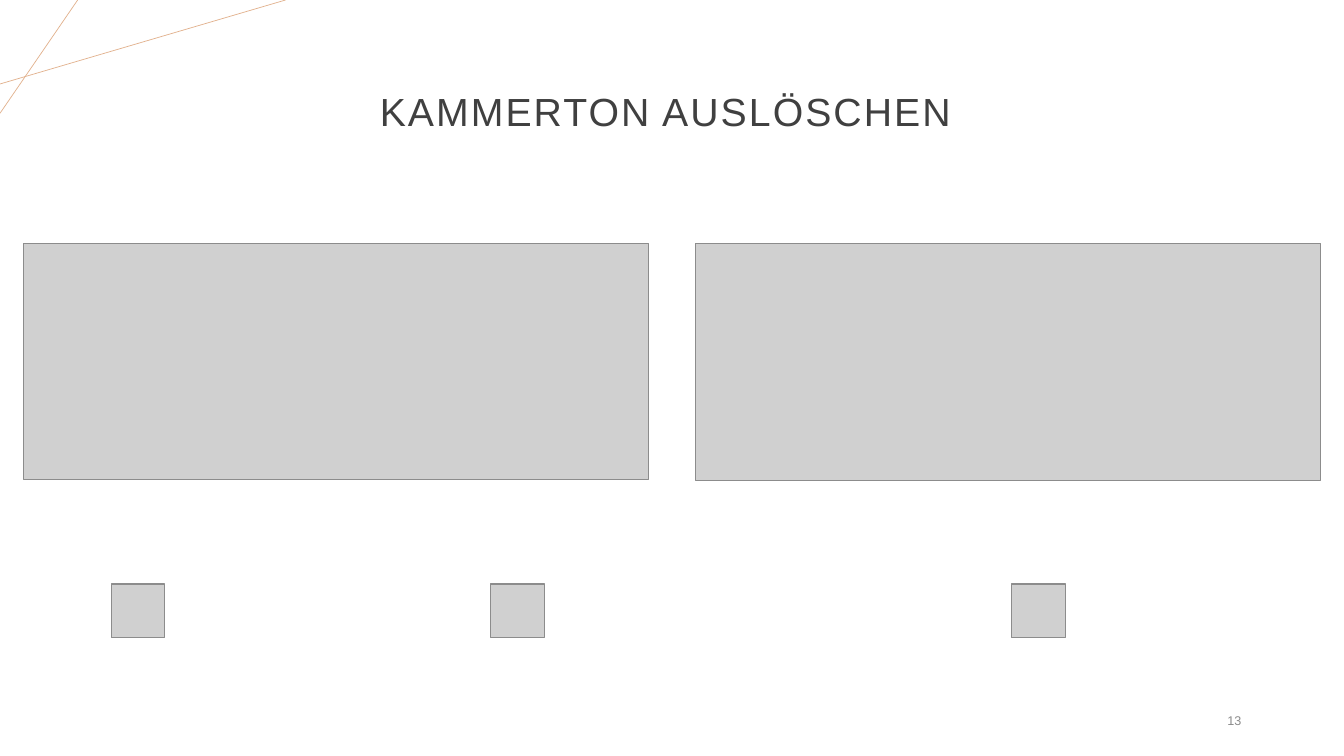
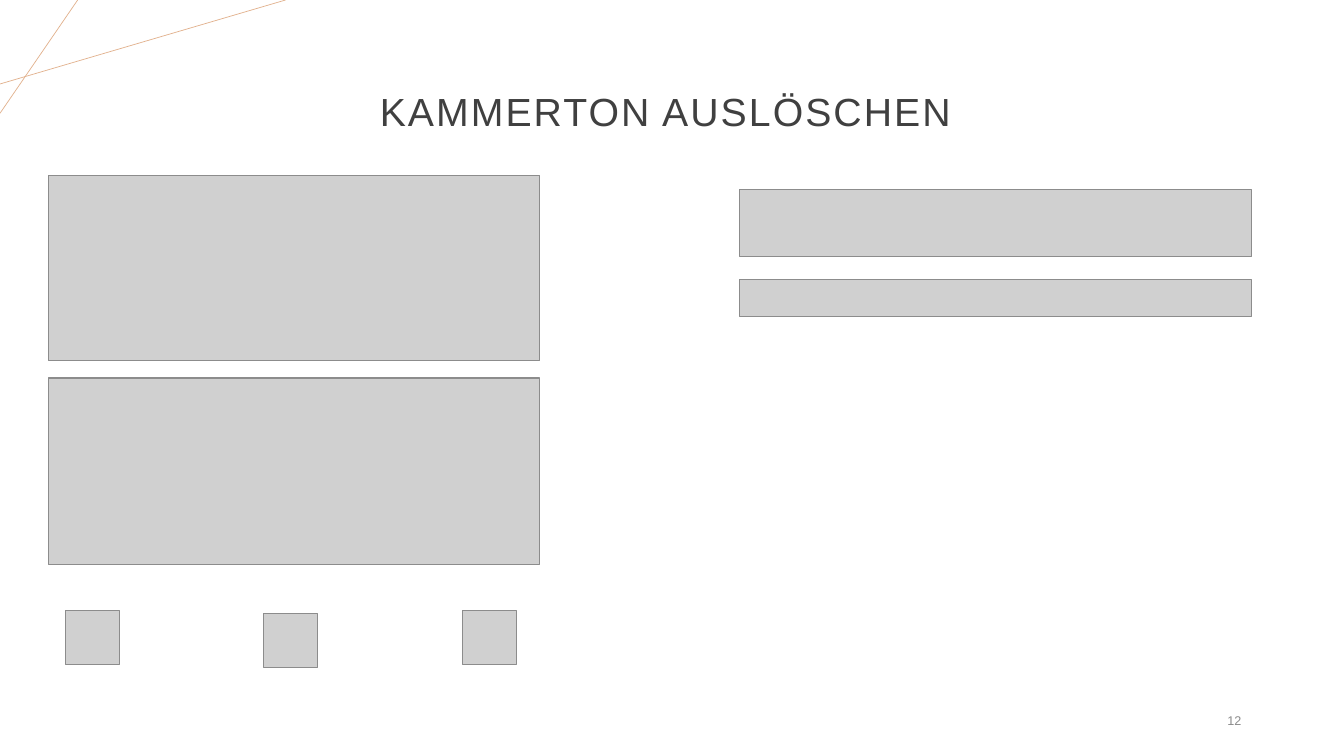
Before and after one commit to JoHoppe/LaborSprache, a slide deck: slide 12 of Digitale Sprachverarbeitung.pptx (slide 13 before the commit). Drawn at 1344x756 pixels with LibreOffice and Linux fonts; fonts in the diff are those of the drawing; grey boxes stand for pictures. Boxes give left, top, right and bottom in pixels: in the first picture for what was removed or moved away, otherwise in the second. Text is boxed around its words. In the diff, an @@ line names an element or a change of style, - is before the commit and + after.

```diff
--- a/Digitale Sprachverarbeitung.pptx
+++ b/Digitale Sprachverarbeitung.pptx
@@ picture: place and size @@
-picture at box(23, 243, 648, 479)
+picture at box(48, 175, 540, 361)
@@ picture added at box(740, 190, 1252, 257) @@
@@ picture added at box(739, 279, 1251, 317) @@
@@ picture: place and size @@
-picture at box(696, 243, 1321, 480)
+picture at box(48, 378, 540, 565)
@@ picture: place and size @@
-picture at box(111, 584, 164, 637)
+picture at box(66, 611, 119, 664)
@@ picture: place and size @@
-picture at box(491, 584, 544, 637)
+picture at box(264, 614, 318, 667)
@@ picture: place and size @@
-picture at box(1011, 584, 1065, 637)
+picture at box(463, 611, 516, 664)
@@ page number at box(1227, 716, 1241, 725): text changed @@
-13
+12
```
Also in this commit, not shown: 1 other slide changed, 4 slides added, 5 slides removed.
